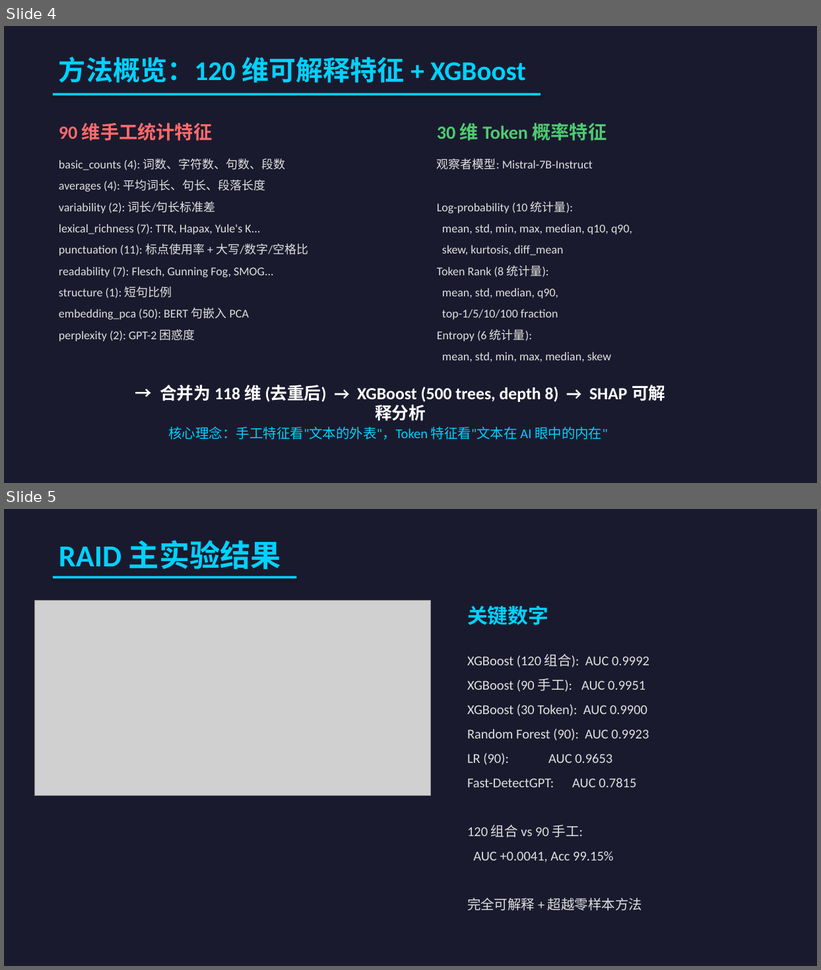
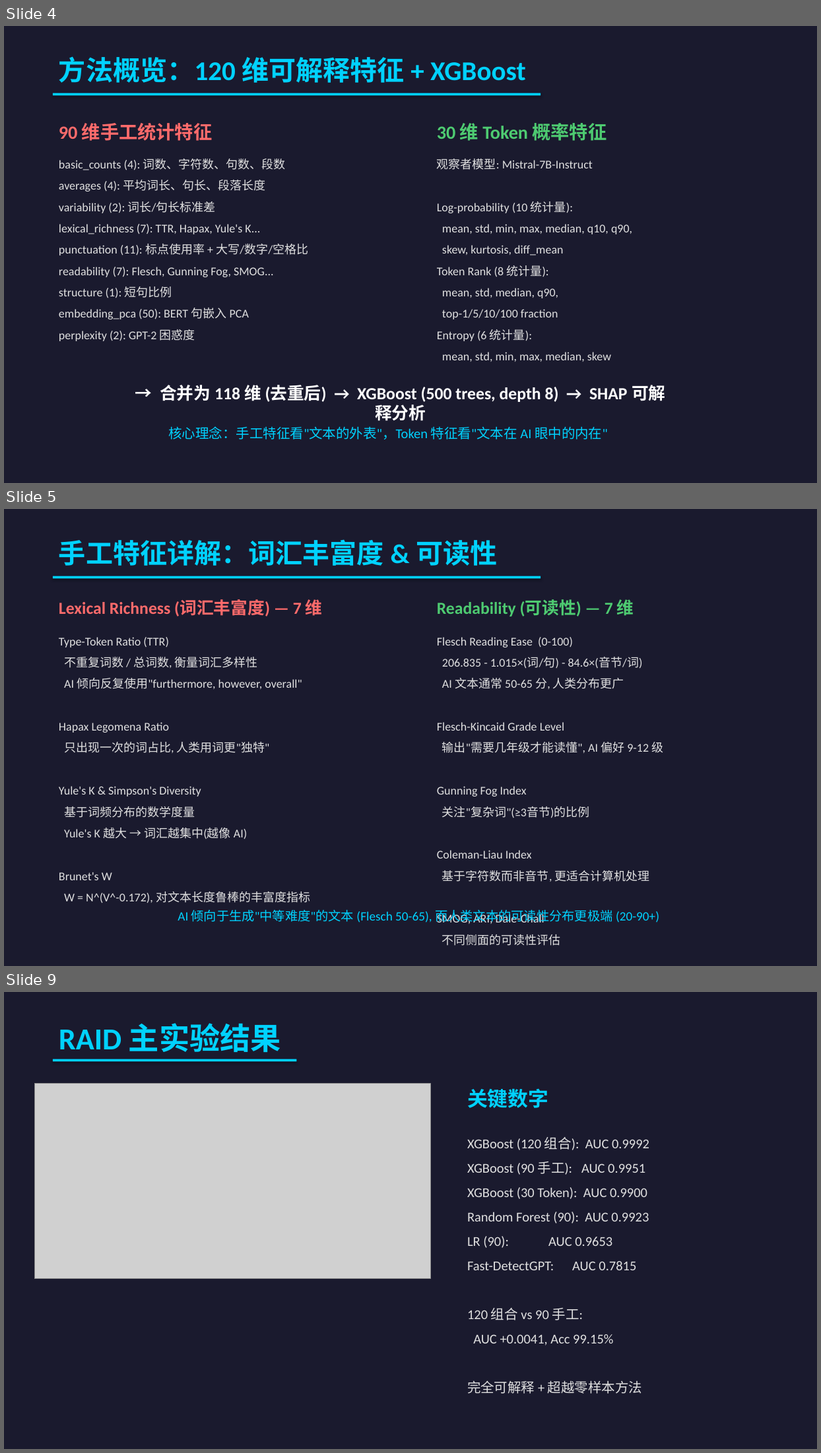
Before and after one commit to HaibinLai/HC3, a slide deck: reports/AIGC_Detection_Presentation.pptx. Shown one above the other, each under a label of ours: slides 4 and 5 before the commit, slides 4, 5 and 9 after it; the slides between them are not shown. The pictures are 821x970 and 821x1453 pixels, drawn with LibreOffice and Linux fonts; fonts in the diff are those of the drawing; grey boxes stand for pictures. Boxes give left, top, right and bottom in pixels: in the first picture for what was removed or moved away, otherwise in the second. Text is boxed around its words. In the diff, an @@ line names an element or a change of style, - is before the commit and + after.

```diff
--- a/reports/AIGC_Detection_Presentation.pptx
+++ b/reports/AIGC_Detection_Presentation.pptx
@@ slide 5 added at box(4, 509, 817, 966), background #1A1A2E @@
@@ text added at box(59, 539, 497, 566), 32 pt, text #00D2FF, bold @@
+手工特征详解：词汇丰富度 & 可读性
@@ rectangle added at box(53, 576, 541, 578), fill #00D2FF @@
@@ text added at box(59, 599, 323, 617), 20 pt, text #FF6B6B, bold @@
+Lexical Richness (词汇丰富度) — 7 维
@@ text added at box(437, 599, 634, 617), 20 pt, text #4ECB71, bold @@
+Readability (可读性) — 7 维
@@ text added at box(59, 637, 310, 904), 14 pt, text #E0E0E0 @@
+Type-Token Ratio (TTR)
+不重复词数 / 总词数, 衡量词汇多样性
+AI 倾向反复使用"furthermore, however, overall"
+Hapax Legomena Ratio
+只出现一次的词占比, 人类用词更"独特"
+Yule's K & Simpson's Diversity
+基于词频分布的数学度量
+Yule's K 越大 → 词汇越集中(越像 AI)
+Brunet's W
+W = N^(V^-0.172), 对文本长度鲁棒的丰富度指标
@@ text added at box(437, 637, 663, 946), 14 pt, text #E0E0E0 @@
+Flesch Reading Ease (0-100)
+206.835 - 1.015×(词/句) - 84.6×(音节/词)
+AI 文本通常 50-65 分, 人类分布更广
+Flesch-Kincaid Grade Level
+输出"需要几年级才能读懂", AI 偏好 9-12 级
+Gunning Fog Index
+关注"复杂词"(≥3音节)的比例
+Coleman-Liau Index
+基于字符数而非音节, 更适合计算机处理
+SMOG, ARI, Dale-Chall
+不同侧面的可读性评估
@@ text added at box(178, 910, 659, 924), 15 pt, text #00D2FF @@
+AI 倾向于生成"中等难度"的文本 (Flesch 50-65), 而人类文本的可读性分布更极端 (20-90+)
@@ what was slide 5 is now slide 9 @@
```
Also in this commit, not shown: 3 other slides added, 1 other file.
